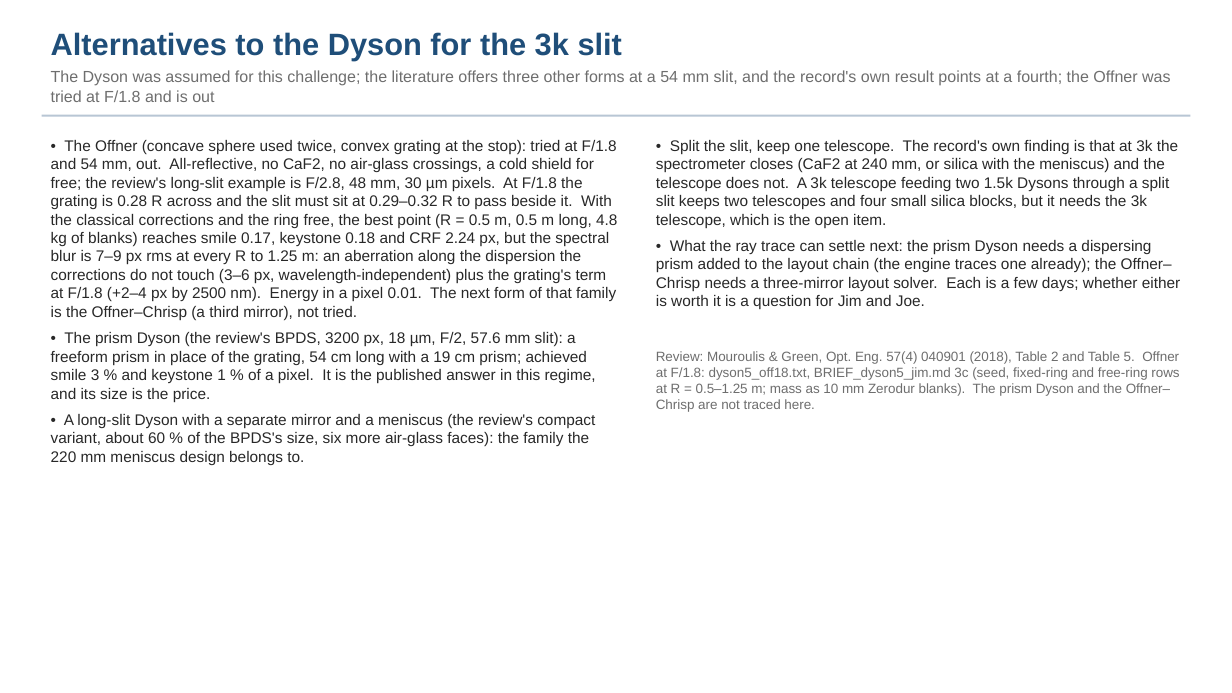
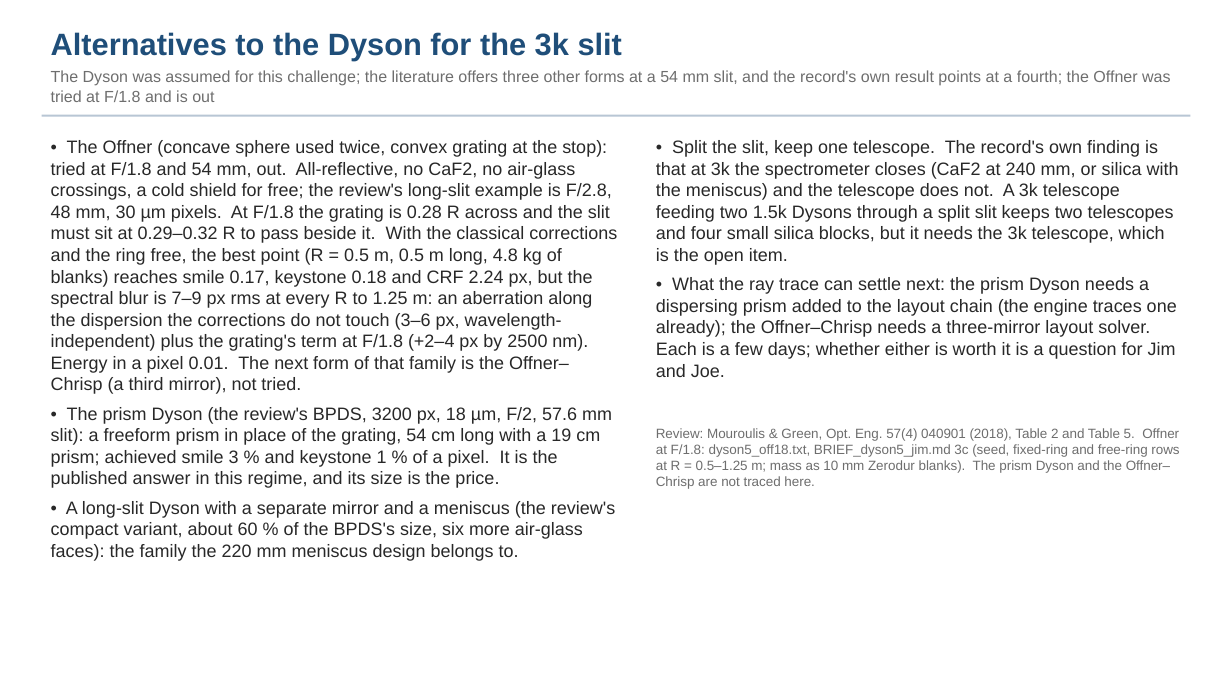
Before and after one commit to nasa-jpl/macos, a slide deck: slide 12 of demo_session/deck_dyson_record.pptx. Drawn at 1232x693 pixels with LibreOffice and Linux fonts; fonts in the diff are those of the drawing. Boxes give left, top, right and bottom in pixels: in the first picture for what was removed or moved away, otherwise in the second. Text is boxed around its words. In the diff, an @@ line names an element or a change of style, - is before the commit and + after.

```diff
--- a/demo_session/deck_dyson_record.pptx
+++ b/demo_session/deck_dyson_record.pptx
@@ text "• The Offner (concave sphere ..." at (x1=51, y1=140, x2=617, y2=561): size 12 to 14 pt @@
@@ text "• Split the slit, keep ..." at (x1=656, y1=140, x2=1179, y2=377): size 12 to 14 pt @@
@@ text "Review: Mouroulis & Green, Opt. ..." moved from (x1=656, y1=351, x2=1179, y2=412) to (x1=656, y1=428, x2=1179, y2=489) @@
```
Also in this commit, not shown: 7 other slides changed, 2 other files.
